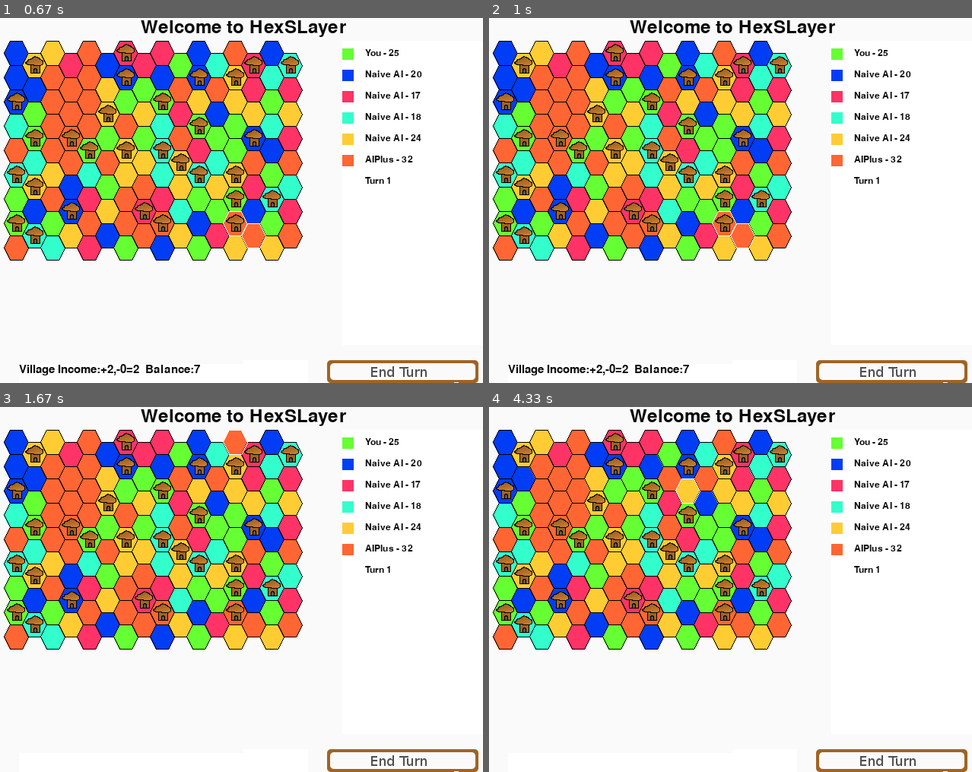
Above: before the commit, frames 1-4 (two rows, left to right).
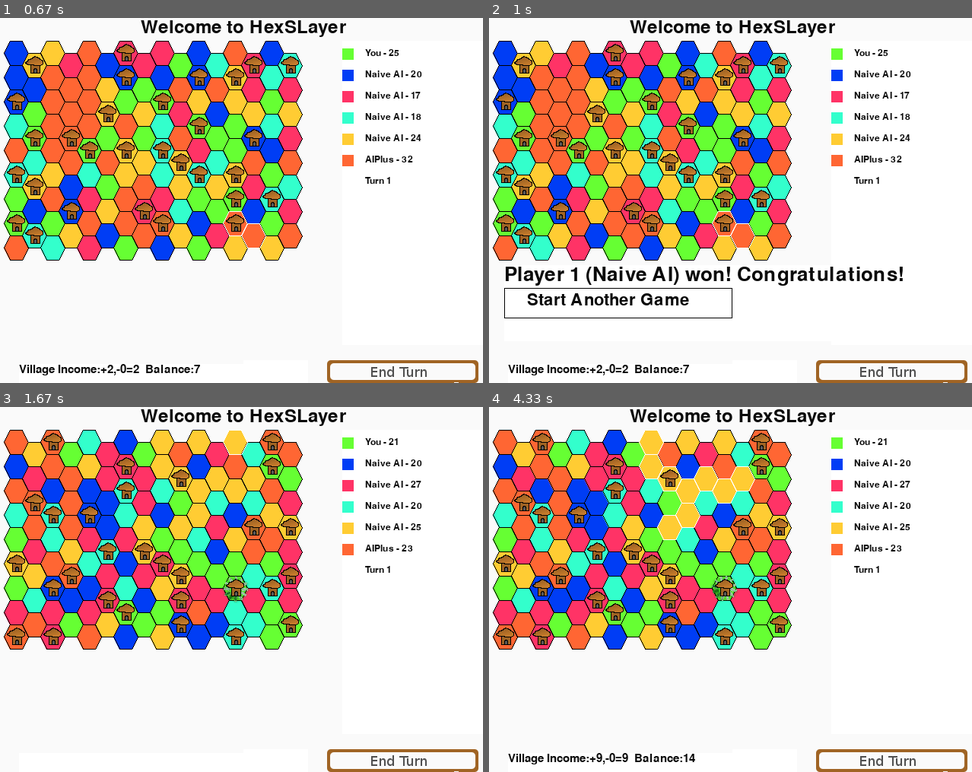
Above: after the commit, the same moments.

Repository: StephenFluin/HexSLayer
Game: pygame game, started from hexslayer.py
Two runs of this game, one before a commit and one after it. Both use one fixed random seed, a clock stepped at 60 frames per second and the inputs below. The source is Python 2; it was converted automatically to run under Python 3.
Inputs (mouse positions are in pixels of both pictures, inside the frame that each line leads up to):
- Up to frame 1 (0.67 s): press the mouse at (246, 222) at 0.37 s; move the mouse to (183, 215) at 0.47 s; release the mouse at (125, 204) at 0.6 s
- Up to frame 2 (1 s): hold Backspace from 0.67 s (still down)
- Up to frame 3 (1.67 s): release Backspace at 1.13 s; press the mouse at (130, 691) at 1.2 s; move the mouse to (169, 647) at 1.3 s; release the mouse at (207, 604) at 1.43 s; press the mouse at (236, 443) at 1.53 s; move the mouse to (217, 578) at 1.63 s
- Up to frame 4 (4.33 s): release the mouse at (691, 717) at 1.77 s; press the mouse at (542, 465) at 1.87 s; move the mouse to (561, 505) at 1.97 s; release the mouse at (580, 542) at 2.1 s; press the mouse at (667, 454) at 2.2 s; move the mouse to (687, 505) at 2.3 s; release the mouse at (701, 556) at 2.43 s; press the mouse at (725, 490) at 2.53 s; move the mouse to (653, 607) at 2.63 s; release the mouse at (585, 724) at 2.77 s; press the mouse at (759, 465) at 2.87 s; move the mouse to (735, 589) at 2.97 s; release the mouse at (716, 717) at 3.1 s; press the mouse at (614, 490) at 3.2 s; move the mouse to (706, 523) at 3.3 s; release the mouse at (802, 556) at 3.43 s; press the mouse at (778, 480) at 3.53 s; move the mouse to (759, 593) at 3.63 s; release the mouse at (740, 706) at 3.77 s; press the mouse at (595, 480) at 3.87 s; move the mouse to (619, 472) at 3.97 s; release the mouse at (638, 461) at 4.1 s; press the mouse at (687, 490) at 4.2 s; move the mouse to (788, 534) at 4.3 s

Frame 1 is identical in both runs. In frame 2, 2.3% of the frame differs, in the area x 3-86%, y 68-83%; in frame 3, 27%; in frame 4, 28%, in the area x 0-88%, y 6-98%.

Commit message:
Added new game button, removed debug code.

Diff:
--- a/controls.py
+++ b/controls.py
@@ -56,11 +56,24 @@
 		print "Winner of game is %s." % (self.winner)
 		self.draw()
 	def draw(self):
-		self.image = pygame.Surface((600,60))
+		self.image = pygame.Surface((560,100))
 		self.image.fill(pygame.Color("#FFFFFF"))
-		font = pygame.font.Font(None,40)
+		font = pygame.font.Font(None,38)
 		text = font.render("Player %s (%s) won! Congratulations!" % (self.winner,self.gameMap.players[self.winner].getName()),1,(10,10,10))
-		self.image.blit(text,(10,10))
+		self.image.blit(text,(0,0))
+
+class NewGame(pygame.sprite.Sprite):
+	def __init__(self,x,y):
+		pygame.sprite.Sprite.__init__(self)
+		self.x,self.y = x,y
+		self.draw()
+	def draw(self):
+		self.image = pygame.Surface((300,40))
+		self.image.fill(pygame.Color("#FFFFFF"))
+		font = pygame.font.Font(None,32)
+		text = font.render("Start Another Game",1,(10,10,10))
+		self.rect = pygame.draw.rect(self.image,(0,0,0),(0,0,300,40),1)
+		self.image.blit(text,(30,5))
 
 class ScoreCard(pygame.sprite.Sprite):
 	def __init__(self,gameMap,x,y):
--- a/hexslayer.py
+++ b/hexslayer.py
@@ -216,6 +216,18 @@
 		self.players.append(AIPlus())
 
 
+
+		self.infobar = VillageData(self,infobarLocation[0],infobarLocation[1])
+		self.store = PurchaseUnits(self,storeLocation[0],storeLocation[1])
+		self.score = ScoreCard(self,scoreLocation[0],scoreLocation[1])
+		self.renders.append(self.infobar)
+		self.renders.append(self.store)
+		self.renders.append(self.score)
+		self.cleanUpGame()
+
+		self.newTurn()
+
+
 	def hexClicked(self,x,y):
 		retval = None
 		#print "Clicked tile: %sx%s" % (self.tiles[y][x].xloc,self.tiles[y][x].yloc)
@@ -433,8 +445,12 @@
 		self.renders.append(self.store)
 		self.renders.append(self.score)
 
+
+
 		if self.gameOver:
-			self.renders.append(GameOver(self,50,300,self.tiles[0][0].player))
+			self.newGame = NewGame(20,355)
+			self.renders.append(GameOver(self,20,325,self.tiles[0][0].player))
+			self.renders.append(self.newGame)
 
 		self.infobar.draw()
 		self.store.draw()
@@ -467,15 +483,7 @@
 	background.blit(pygame.image.load("endturn.png"),(430,450))
 
 
-	gameMap.infobar = VillageData(gameMap,infobarLocation[0],infobarLocation[1])
-	gameMap.store = PurchaseUnits(gameMap,storeLocation[0],storeLocation[1])
-	gameMap.score = ScoreCard(gameMap,scoreLocation[0],scoreLocation[1])
-	gameMap.renders.append(gameMap.infobar)
-	gameMap.renders.append(gameMap.store)
-	gameMap.renders.append(gameMap.score)
-	gameMap.cleanUpGame()
-
-	gameMap.newTurn()
+
 
 	sparks = pygame.image.load("sparks.png")
 
@@ -490,40 +498,55 @@
 					return
 				elif event.type == KEYDOWN and event.key == K_RETURN:
 					gameMap.newTurn()
-				elif event.type == MOUSEBUTTONDOWN and pygame.mouse.get_pressed()[0] and not gameMap.gameOver:
-					# Picking something up
-					if not mouseCarrying:
-						for row in gameMap.tiles:
-							for tile in row:
-								if tile.rect.collidepoint(pygame.mouse.get_pos()):
-
-									if tile.checkHexCollision(pygame.mouse.get_pos()):
-
-										mouseCarrying = gameMap.hexClicked(tile.xloc,tile.yloc)
-										if mouseCarrying:
-											mouseCarrying.startTile = tile
-											#print "I have set the startTile of the carry."
-										break
-						x,y =pygame.mouse.get_pos()
-						if(x>430 and y > 450):
-							gameMap.newTurn()
-						if(x<430 and x > 280 and y > 450):
-							print "got click at in the store%sx%s" %(x,y)
-							#print "Spawning a new villager, and deducting from bank."
-							if gameMap.selectedVillage.balance >= 10 and x < 355:
-								mouseCarrying = Villager(gameMap,350,450)
-								mouseCarrying.justPurchased = True
-								gameMap.selectedVillage.balance -= 10
-								mouseCarrying.startTile = gameMap.selectedSet[0]
-								gameMap.renders.append(mouseCarrying)
-							if gameMap.selectedVillage.balance >= 20 and x > 355:
-								mouseCarrying = Castle(gameMap,350,450)
-								mouseCarrying.justPurchased = True
-								gameMap.selectedVillage.balance -= 20
-								mouseCarrying.startTile = gameMap.selectedSet[0]
-								gameMap.renders.append(mouseCarrying)
+				elif event.type == KEYDOWN and event.key == K_BACKSPACE:
+					gameMap.gameOver = True
+					gameMap.reRender()
+				elif event.type == MOUSEBUTTONDOWN and pygame.mouse.get_pressed()[0]:
+
+					if not gameMap.gameOver:
+						# Picking something up
+						if not mouseCarrying:
+							for row in gameMap.tiles:
+								for tile in row:
+									if tile.rect.collidepoint(pygame.mouse.get_pos()):
+
+										if tile.checkHexCollision(pygame.mouse.get_pos()):
+
+											mouseCarrying = gameMap.hexClicked(tile.xloc,tile.yloc)
+											if mouseCarrying:
+												mouseCarrying.startTile = tile
+												#print "I have set the startTile of the carry."
+											break
+							x,y =pygame.mouse.get_pos()
+							if(x>430 and y > 450):
+								gameMap.newTurn()
+							if(x<430 and x > 280 and y > 450):
+								print "got click at in the store%sx%s" %(x,y)
+								#print "Spawning a new villager, and deducting from bank."
+								if gameMap.selectedVillage.balance >= 10 and x < 355:
+									mouseCarrying = Villager(gameMap,350,450)
+									mouseCarrying.justPurchased = True
+									gameMap.selectedVillage.balance -= 10
+									mouseCarrying.startTile = gameMap.selectedSet[0]
+									gameMap.renders.append(mouseCarrying)
+								if gameMap.selectedVillage.balance >= 20 and x > 355:
+									mouseCarrying = Castle(gameMap,350,450)
+									mouseCarrying.justPurchased = True
+									gameMap.selectedVillage.balance -= 20
+									mouseCarrying.startTile = gameMap.selectedSet[0]
+									gameMap.renders.append(mouseCarrying)
+						else:
+							print "Why are we mousing down if we are carrying %s??!?!?!" % (mouseCarrying)
 					else:
-						print "Why are we mousing down if we are carrying %s??!?!?!" % (mouseCarrying)
+						x,y = pygame.mouse.get_pos()
+						box = (gameMap.newGame.x,gameMap.newGame.y,gameMap.newGame.image.get_width(),gameMap.newGame.image.get_height())
+
+						if pygame.Rect(box).collidepoint((x,y)):
+							print "New Game Time"
+							gameMap = Map()
+						else:
+							print "Not a new game. because %sx%s didn't match %s" % (x,y,gameMap.newGame.image.get_rect())
+
 
 				elif event.type == MOUSEBUTTONUP and not pygame.mouse.get_pressed()[0]:
 					if mouseCarrying:
--- a/pawns.py
+++ b/pawns.py
@@ -157,4 +157,4 @@
 		self.image = pygame.image.load("dead.png")
 		self.x = x
 		self.y = y
-		print "Grave is created at %sx%s." % (x,y)
+		#print "Grave is created at %sx%s." % (x,y)
Not shown, changed: .gitignore
